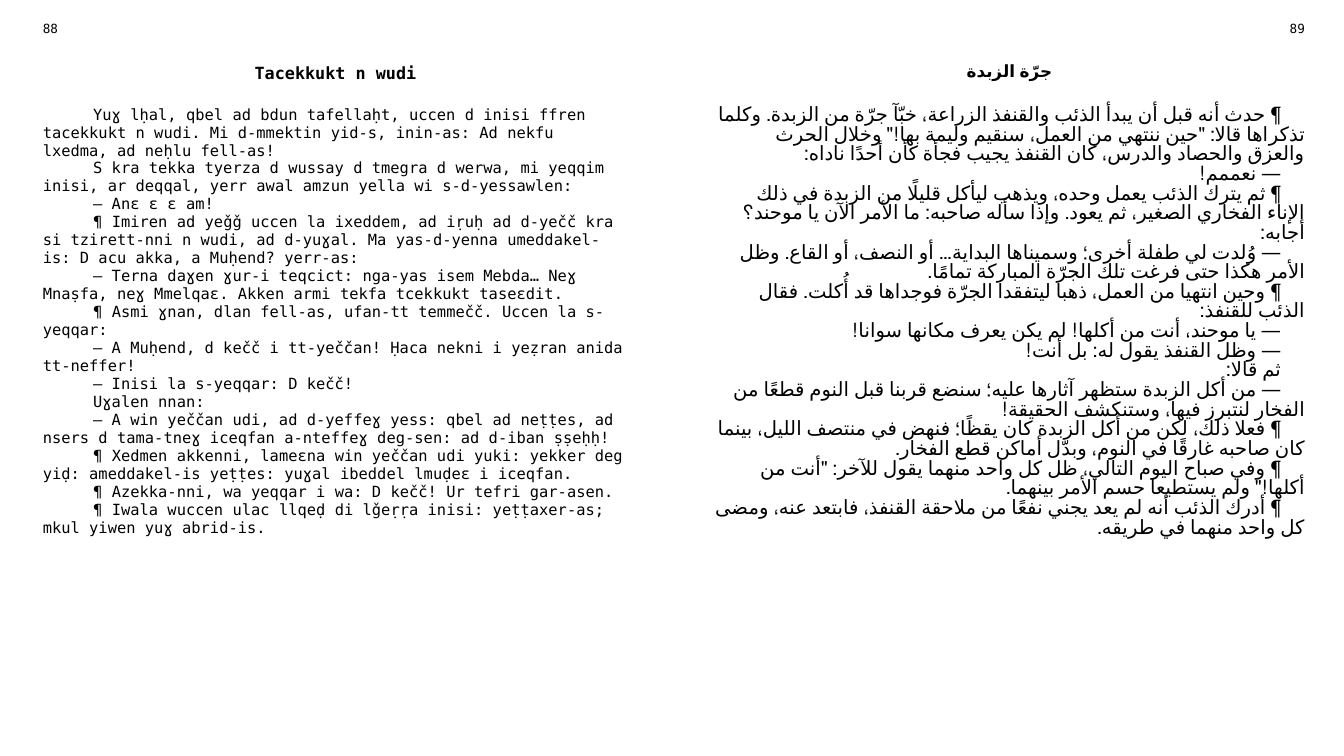
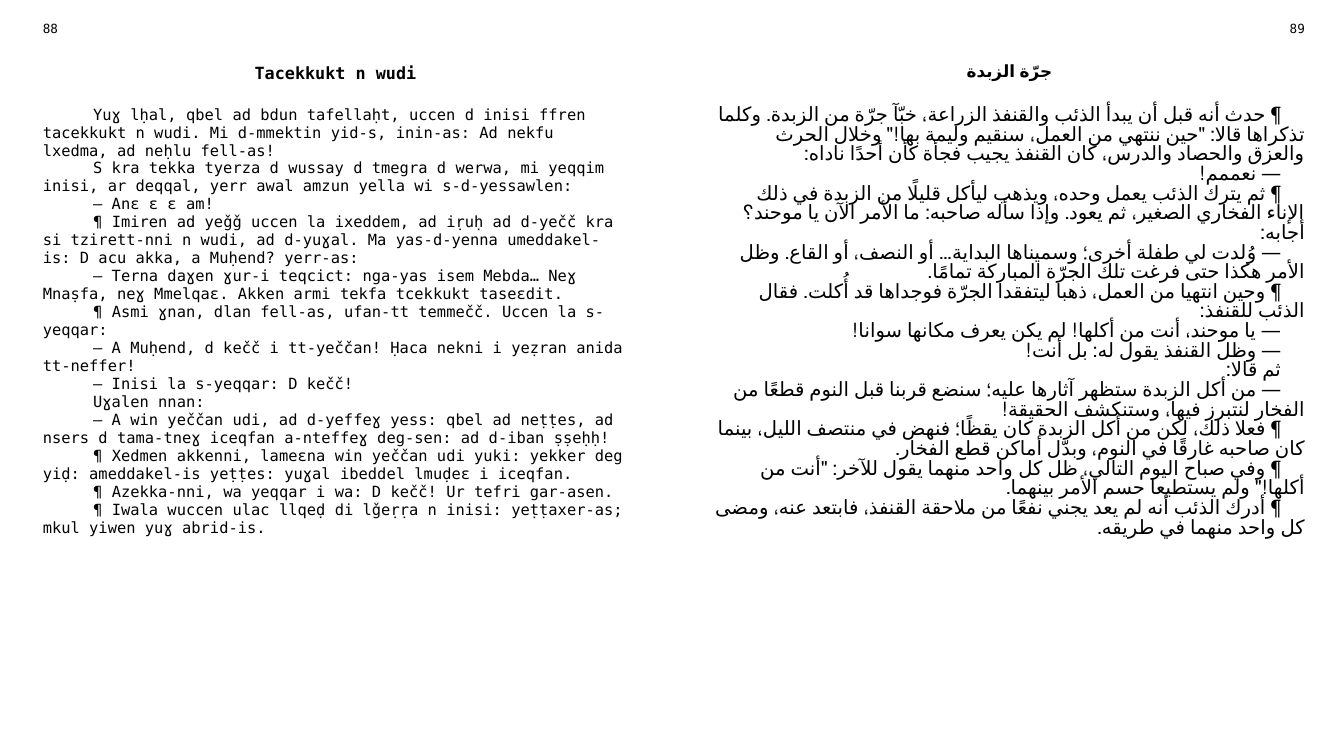
Before and after one commit to sferhah/tamacahut_n_wuccen, a slide deck: slide 42 of Uccen.ConsoleApp/Resources/pptx/uccen.arb.pptx. Drawn at 1344x756 pixels with LibreOffice and Linux fonts; fonts in the diff are those of the drawing. Boxes give left, top, right and bottom in pixels: in the first picture for what was removed or moved away, otherwise in the second. Text is boxed around its words. In the diff, an @@ line names an element or a change of style, - is before the commit and + after.

```diff
--- a/Uccen.ConsoleApp/Resources/pptx/uccen.arb.pptx
+++ b/Uccen.ConsoleApp/Resources/pptx/uccen.arb.pptx
@@ table at (32, 16, 1315, 729) @@
-row 3, column 1: Yuɣ lḥal, qbel ad bdun tafellaḥt, uccen d inisi ffren tacekkukt n wudi. Mi d-mmektin yid-s, inin-as: Ad nekfu lxedma, ad neḥlu fell-as! / S kra tekka tyerza d wussay d tmegra d werwa, mi yeqqim inisi, ar deqqal, yerr awal amzun yella wi s-d-yessawlen: / — Anɛ ɛ ɛ am! / ¶ Imiren ad yeǧǧ uccen la ixeddem, ad iṛuḥ ad d-yečč kra si tzirett-nni n wudi, ad d-yuɣal. Ma yas-d-yenna umeddakel-is: D acu akka, a Muḥend? yerr-as: / — Terna daɣen ɣur-i teqcict: nga-yas isem Mebda… Neɣ Mnaṣfa, neɣ Mmelqaɛ. Akken armi tekfa tcekkukt taseɛdit. / ¶ Asmi ɣnan, dlan fell-as, ufan-tt temmečč. Uccen la s-yeqqar: / — A Muḥend, d kečč i tt-yeččan! Ḥaca nekni i yeẓran anida tt-neffer! / — Inisi la s-yeqqar: D kečč! / Uɣalen nnan: / — A win yeččan udi, ad d-yeffeɣ yess: qbel ad neṭṭes, ad nsers d tama-tneɣ iceqfan a-nteffeɣ deg-sen: ad d-iban ṣṣeḥḥ! / ¶ Xedmen akkenni, lameɛna win yeččan udi yuki: yekker deg yiḍ: ameddakel-is yeṭṭes: yuɣal ibeddel lmuḍeɛ i iceqfan. / ¶ Azekka-nni, wa yeqqar i wa: D kečč! Ur tefri gar-asen. / ¶ Iwala wuccen ulac llqeḍ di lǧeṛṛa inisi: yeṭṭaxer-as; mkul yiwen yuɣ abrid-is.
+row 3, column 1: Yuɣ lḥal, qbel ad bdun tafellaḥt, uccen d inisi ffren tacekkukt n wudi. Mi d-mmektin yid-s, inin-as: Ad nekfu lxedma, ad neḥlu fell-as! / S kra tekka tyerza d wussay d tmegra d werwa, mi yeqqim inisi, ar deqqal, yerr awal amzun yella wi s-d-yessawlen: / — Anɛ ɛ ɛ am! / ¶ Imiren ad yeǧǧ uccen la ixeddem, ad iṛuḥ ad d-yečč kra si tzirett-nni n wudi, ad d-yuɣal. Ma yas-d-yenna umeddakel-is: D acu akka, a Muḥend? yerr-as: / — Terna daɣen ɣur-i teqcict: nga-yas isem Mebda… Neɣ Mnaṣfa, neɣ Mmelqaɛ. Akken armi tekfa tcekkukt taseɛdit. / ¶ Asmi ɣnan, dlan fell-as, ufan-tt temmečč. Uccen la s-yeqqar: / — A Muḥend, d kečč i tt-yeččan! Ḥaca nekni i yeẓran anida tt-neffer! / — Inisi la s-yeqqar: D kečč! / Uɣalen nnan: / — A win yeččan udi, ad d-yeffeɣ yess: qbel ad neṭṭes, ad nsers d tama-tneɣ iceqfan a-nteffeɣ deg-sen: ad d-iban ṣṣeḥḥ! / ¶ Xedmen akkenni, lameɛna win yeččan udi yuki: yekker deg yiḍ: ameddakel-is yeṭṭes: yuɣal ibeddel lmuḍeɛ i iceqfan. / ¶ Azekka-nni, wa yeqqar i wa: D kečč! Ur tefri gar-asen. / ¶ Iwala wuccen ulac llqeḍ di lǧeṛṛa n inisi: yeṭṭaxer-as; mkul yiwen yuɣ abrid-is.
```
Also in this commit, not shown: 20 other slides changed, 7 other files.
